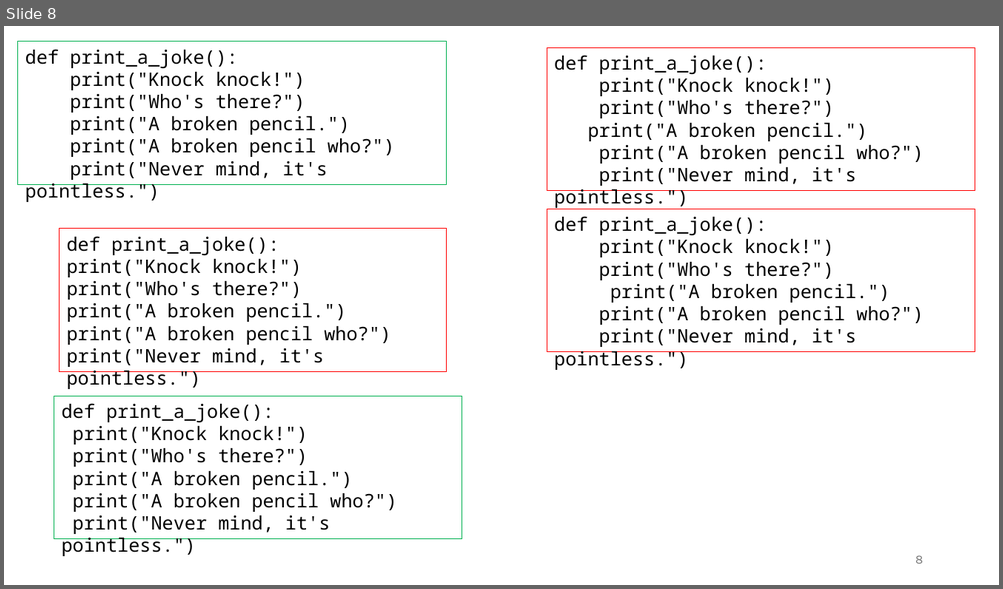
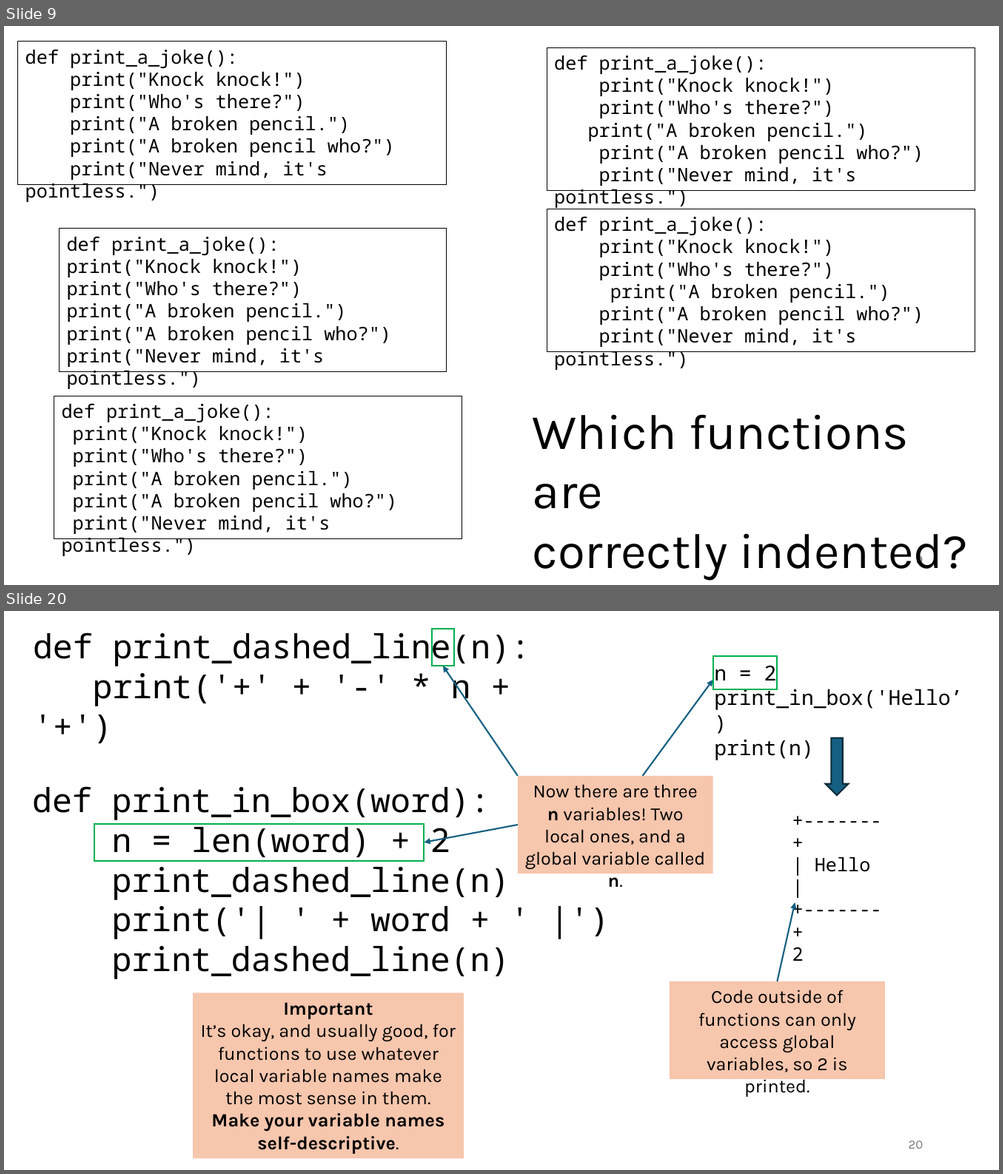
Before and after one commit to tjd1234/cmpt120fall2024, a slide deck: lecture_notes/chapter3/chapter3.pptx. Shown one above the other, each under a label of ours: slide 8 before the commit, slides 9 and 20 after it; the slides between them are not shown. The pictures are 1003x589 and 1003x1174 pixels, drawn with LibreOffice and Linux fonts; fonts in the diff are those of the drawing. Boxes give left, top, right and bottom in pixels: in the first picture for what was removed or moved away, otherwise in the second. Text is boxed around its words. In the diff, an @@ line names an element or a change of style, - is before the commit and + after.

```diff
--- a/lecture_notes/chapter3/chapter3.pptx
+++ b/lecture_notes/chapter3/chapter3.pptx
@@ slide 20 added at (x1=4, y1=611, x2=999, y2=1170), background #FFFFFF @@
@@ text added at (x1=33, y1=628, x2=531, y2=706), 32 pt, text #000000 @@
+def print_dashed_line(n):
+print('+' + '-' * n + '+')
@@ rectangle added at (x1=432, y1=629, x2=454, y2=667), outline #00B050 1.5 pt @@
@@ arrow added from (518, 776) to (443, 667), #156082 1.5 pt @@
@@ rectangle added at (x1=713, y1=657, x2=777, y2=689), outline #00B050 1.5 pt @@
@@ text added at (x1=714, y1=661, x2=962, y2=760), 20 pt, text #000000 @@
+n = 2
+print_in_box('Hello’)
+print(n)
@@ arrow added from (643, 776) to (713, 680), #156082 1.5 pt @@
@@ down arrow added at (x1=825, y1=738, x2=848, y2=795), fill #156082, outline #092A39 1.5 pt @@
@@ text added at (x1=32, y1=786, x2=510, y2=980), 32 pt, text #000000 @@
+def print_in_box(word):
+n = len(word) + 2
+print_dashed_line(n)
+print('| ' + word + ' |')
+print_dashed_line(n)
@@ rectangle added at (x1=518, y1=776, x2=713, y2=874), fill #F6C6AD, 18 pt, text #000000 @@
+Now there are three n variables! Two local ones, and a global variable called n.
@@ rectangle added at (x1=94, y1=824, x2=424, y2=862), outline #00B050 1.5 pt @@
@@ arrow added from (518, 825) to (424, 843), #156082 1.5 pt @@
@@ text added at (x1=792, y1=857, x2=871, y2=961), 18 pt, text #000000 @@
++-------+
+| Hello |
++-------+
+2
@@ arrow added from (777, 982) to (795, 903), #156082 1.5 pt @@
@@ rectangle added at (x1=669, y1=982, x2=885, y2=1079), fill #F6C6AD, 18 pt, text #000000 @@
+Code outside of functions can only access global variables, so 2 is printed.
@@ rectangle added at (x1=193, y1=993, x2=464, y2=1159), fill #F6C6AD, 18 pt, text #000000 @@
+Important
+It’s okay, and usually good, for functions to use whatever local variable names make the most sense in them.
+Make your variable names self-descriptive.
@@ page number added at (x1=908, y1=1141, x2=923, y2=1149), 12 pt, text #797979 @@
+20
@@ what was slide 8 is now slide 9 @@
@@ slide 9 changed as well @@
@@ rectangle "def print_a_joke():" at (x1=18, y1=42, x2=447, y2=185): outline #00B050 0.75 pt to #000000 0.75 pt @@
@@ outline #FF0000 0.75 pt to #000000 0.75 pt in 3 elements at (x1=546, y1=47, x2=975, y2=191), (x1=546, y1=210, x2=975, y2=353), (x1=60, y1=229, x2=447, y2=372) @@
@@ rectangle "def print_a_joke():" at (x1=54, y1=396, x2=461, y2=540): outline #00B050 0.75 pt to #000000 0.75 pt @@
@@ text added at (x1=532, y1=414, x2=967, y2=581), 48 pt, text #000000 @@
+Which functions are
+correctly indented?
@@ page number at (x1=916, y1=553, x2=923, y2=568): text changed @@
-8
+9
```
Also in this commit, not shown: 4 other slides changed, 14 other slides added, 2 other files.
